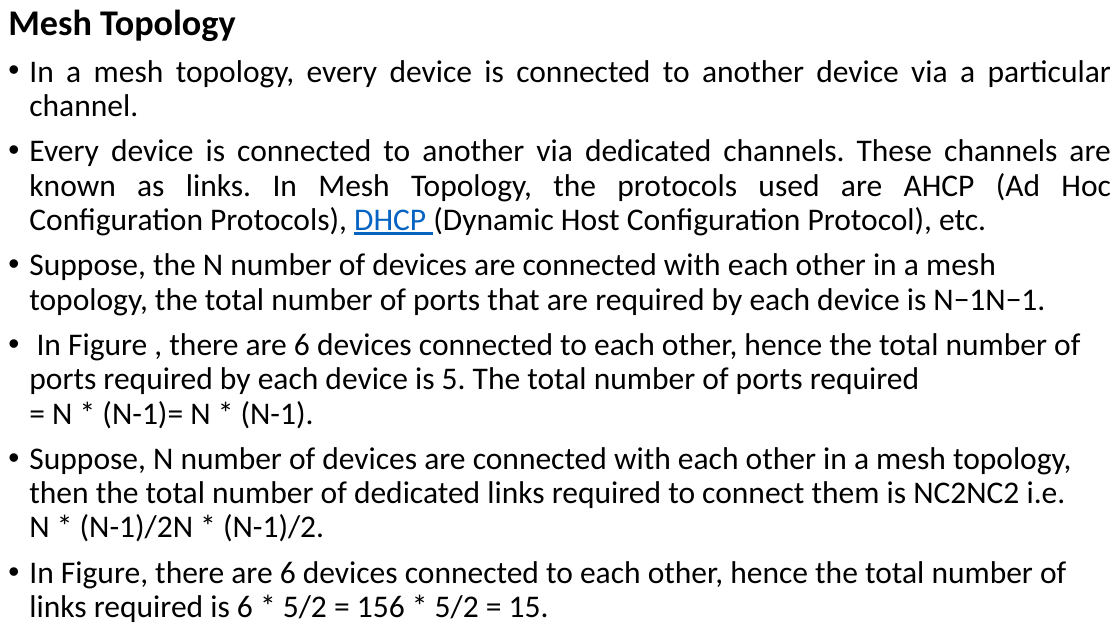
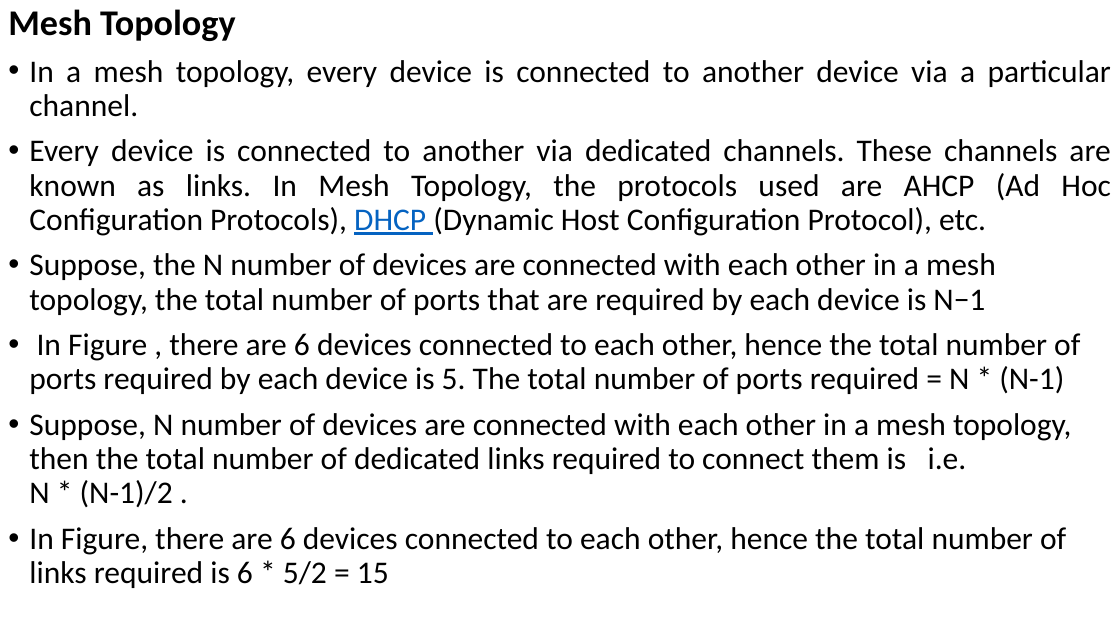
Before and after one commit to Mrcoderv/BCA-UnlimateNote-New, a slide deck: slide 11 of 5th sem/ComputerNetwork/Chapter new 4.pptx. Drawn at 1120x630 pixels with LibreOffice and Linux fonts; fonts in the diff are those of the drawing. Boxes give left, top, right and bottom in pixels: in the first picture for what was removed or moved away, otherwise in the second. Text is boxed around its words. In the diff, an @@ line names an element or a change of style, - is before the commit and + after.

```diff
--- a/5th sem/ComputerNetwork/Chapter new 4.pptx
+++ b/5th sem/ComputerNetwork/Chapter new 4.pptx
@@ text at [29, 253, 1080, 588]: text changed @@
-• Suppose, the N number of devices are connected with each other in a mesh topology, the total number of ports that are required by each device is N−1N−1.
-• In Figure , there are 6 devices connected to each other, hence the total number of ports required by each device is 5. The total number of ports required = N * (N-1)= N * (N-1).
-• Suppose, N number of devices are connected with each other in a mesh topology, then the total number of dedicated links required to connect them is NC2NC2 i.e. N * (N-1)/2N * (N-1)/2.
-• In Figure, there are 6 devices connected to each other, hence the total number of links required is 6 * 5/2 = 156 * 5/2 = 15.
+• Suppose, the N number of devices are connected with each other in a mesh topology, the total number of ports that are required by each device is N−1
+• In Figure , there are 6 devices connected to each other, hence the total number of ports required by each device is 5. The total number of ports required = N * (N-1)
+• Suppose, N number of devices are connected with each other in a mesh topology, then the total number of dedicated links required to connect them is i.e. N * (N-1)/2 .
+• In Figure, there are 6 devices connected to each other, hence the total number of links required is 6 * 5/2 = 15
```
Also in this commit, not shown: 47 other files.
